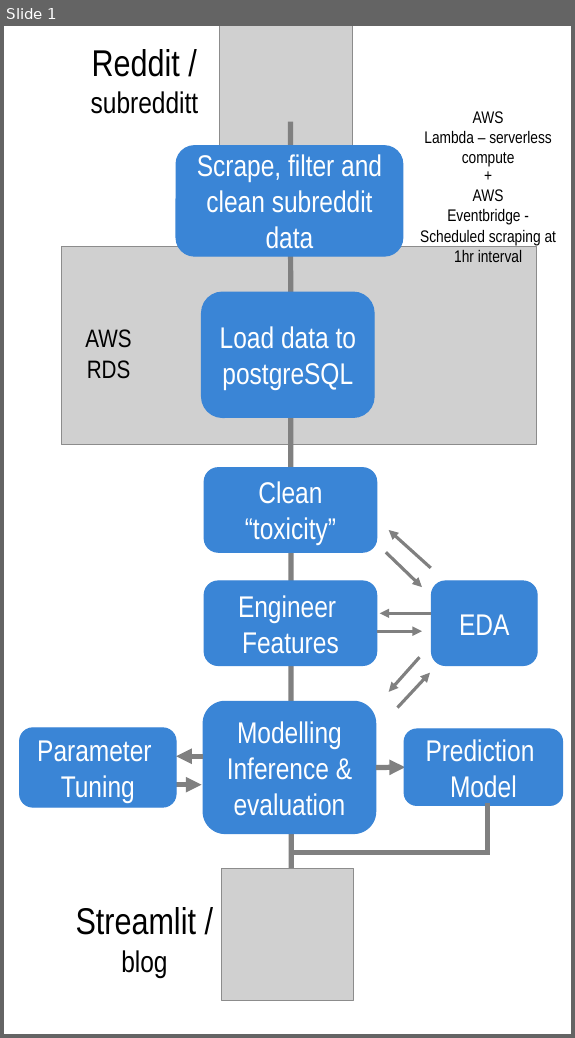
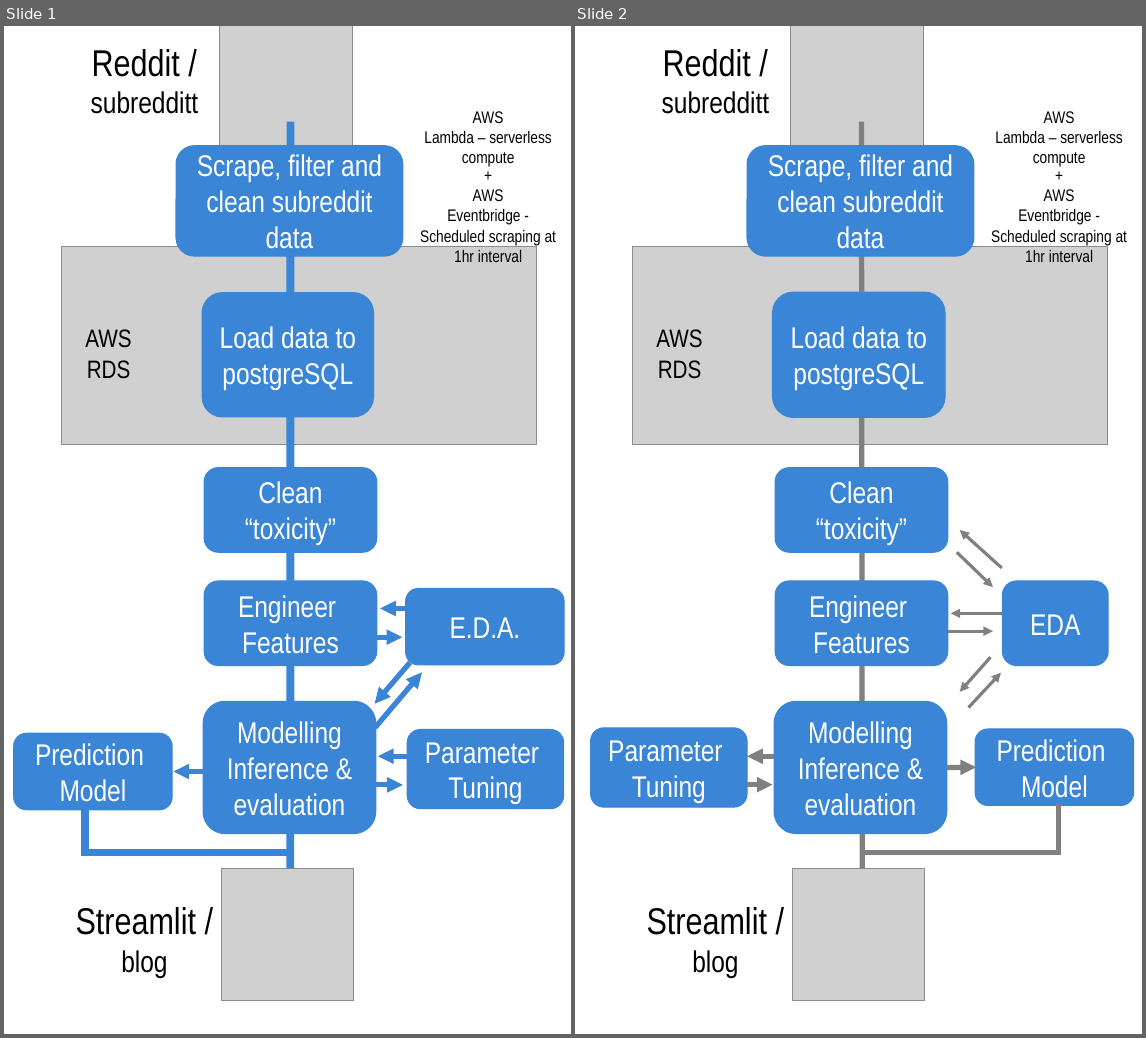
Before and after one commit to erlan321/Capstone-697-TeamAugury, a slide deck: blog_assets/AuguryPipelinePowerpoint portrait Vertical.pptx. Shown side by side, each under a label of ours: slide 1 before the commit, slides 1 and 2 after it. The pictures are 575x1038 and 1146x1038 pixels, drawn with LibreOffice and Linux fonts; fonts in the diff are those of the drawing; grey boxes stand for pictures. Boxes give left, top, right and bottom in pixels: in the first picture for what was removed or moved away, otherwise in the second. Text is boxed around its words. In the diff, an @@ line names an element or a change of style, - is before the commit and + after.

Commit message:
blog edits

```diff
--- a/blog_assets/AuguryPipelinePowerpoint portrait Vertical.pptx
+++ b/blog_assets/AuguryPipelinePowerpoint portrait Vertical.pptx
@@ slide 1 added at bbox=[4, 26, 571, 1034], background #FFFFFF @@
@@ text added at bbox=[91, 49, 199, 114], 28.4 pt, text #000000 @@
+Reddit /
+subredditt
@@ picture added at bbox=[220, 26, 353, 145] @@
@@ text added at bbox=[424, 111, 552, 167], 16 pt, text #000000 @@
+AWS
+Lambda – serverless compute
@@ rounded rectangle added at bbox=[176, 145, 403, 256], fill #3A85D6, outline #3A85D6 1 pt, 28.4 pt, text #FFFFFF @@
+Scrape, filter and clean subreddit data
@@ arrow added from (291, 122) to (291, 894), #3A85D6 7.5 pt @@
@@ text added at bbox=[420, 189, 556, 262], 16 pt, text #000000 @@
++
+AWS
+Eventbridge - Scheduled scraping at 1hr interval
@@ picture added at bbox=[61, 246, 536, 445] @@
@@ rounded rectangle added at bbox=[201, 292, 374, 418], fill #3A85D6, 28.4 pt, text #FFFFFF @@
+Load data to
+postgreSQL
@@ text added at bbox=[85, 329, 131, 379], 24 pt, text #000000 @@
+AWS
+RDS
@@ rounded rectangle added at bbox=[204, 468, 377, 552], fill #3A85D6, outline #3A85D6 1 pt, 28.4 pt, text #FFFFFF @@
+Clean “toxicity”
@@ rounded rectangle added at bbox=[204, 581, 377, 666], fill #3A85D6, outline #3A85D6 1 pt, 28.4 pt, text #FFFFFF @@
+Engineer
+Features
@@ rounded rectangle added at bbox=[405, 588, 564, 665], fill #3A85D6, outline #3A85D6 1 pt, 28.4 pt, text #FFFFFF @@
+E.D.A.
@@ arrow added from (410, 609) to (380, 609), #3A85D6 5 pt @@
@@ arrow added from (377, 637) to (402, 637), #3A85D6 5 pt @@
@@ arrow added from (410, 663) to (374, 703), #3A85D6 5 pt @@
@@ arrow added from (375, 728) to (422, 672), #3A85D6 5 pt @@
@@ rounded rectangle added at bbox=[203, 701, 375, 833], fill #3A85D6, outline #3A85D6 1 pt, 28.4 pt, text #FFFFFF @@
+Modelling
+Inference & evaluation
@@ rounded rectangle added at bbox=[14, 734, 173, 810], fill #3A85D6, outline #3A85D6 1 pt, 28.4 pt, text #FFFFFF @@
+Prediction
+Model
@@ rounded rectangle added at bbox=[407, 729, 563, 808], fill #3A85D6, outline #3A85D6 1 pt, 28.4 pt, text #FFFFFF @@
+Parameter
+Tuning
@@ arrow added from (203, 771) to (173, 771), #3A85D6 5 pt @@
@@ arrow added from (408, 756) to (378, 756), #3A85D6 5 pt @@
@@ arrow added from (374, 785) to (403, 785), #3A85D6 5 pt @@
@@ elbow line added from (87, 808) to (292, 852), #3A85D6 7 pt @@
@@ picture added at bbox=[222, 868, 354, 1000] @@
@@ text added at bbox=[76, 907, 196, 978], 35.6 pt, text #000000 @@
+Streamlit /
+blog
@@ what was slide 1 is now slide 2 @@
```
Also in this commit, not shown: 1 slide changed, 2 other files.
